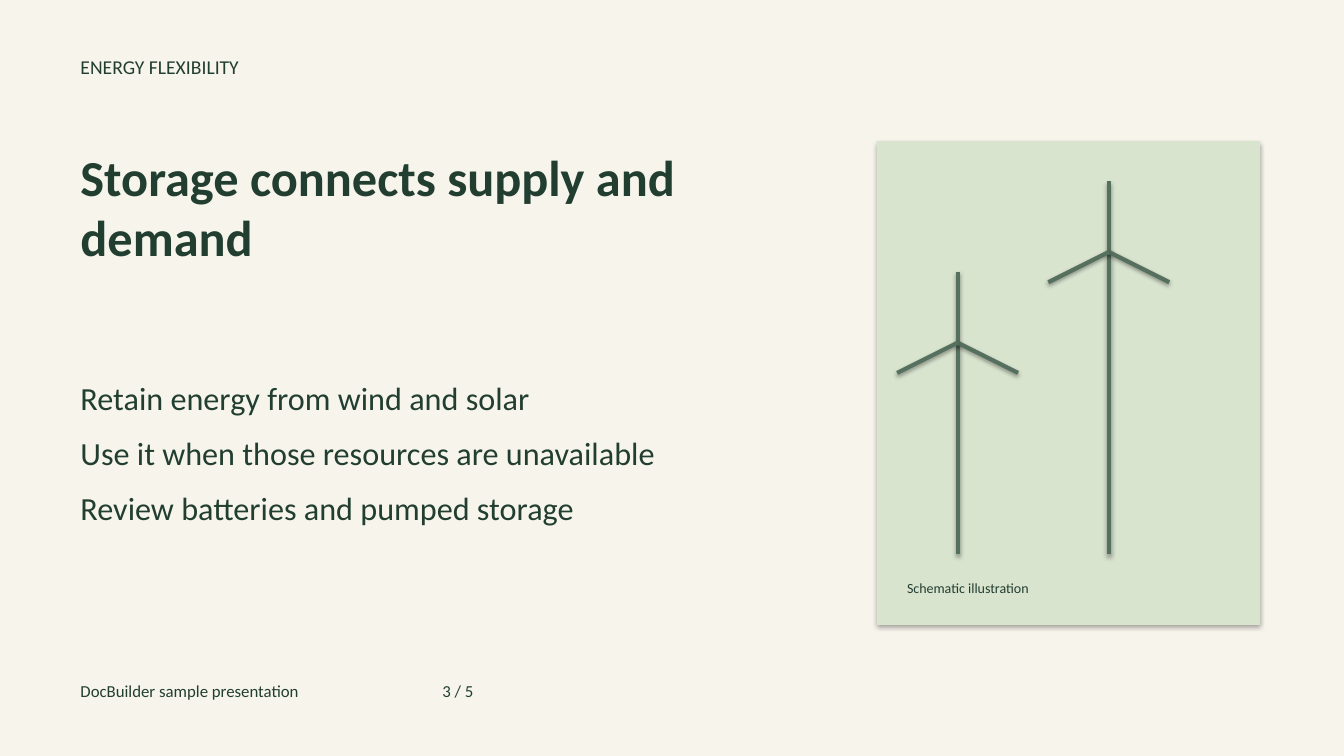
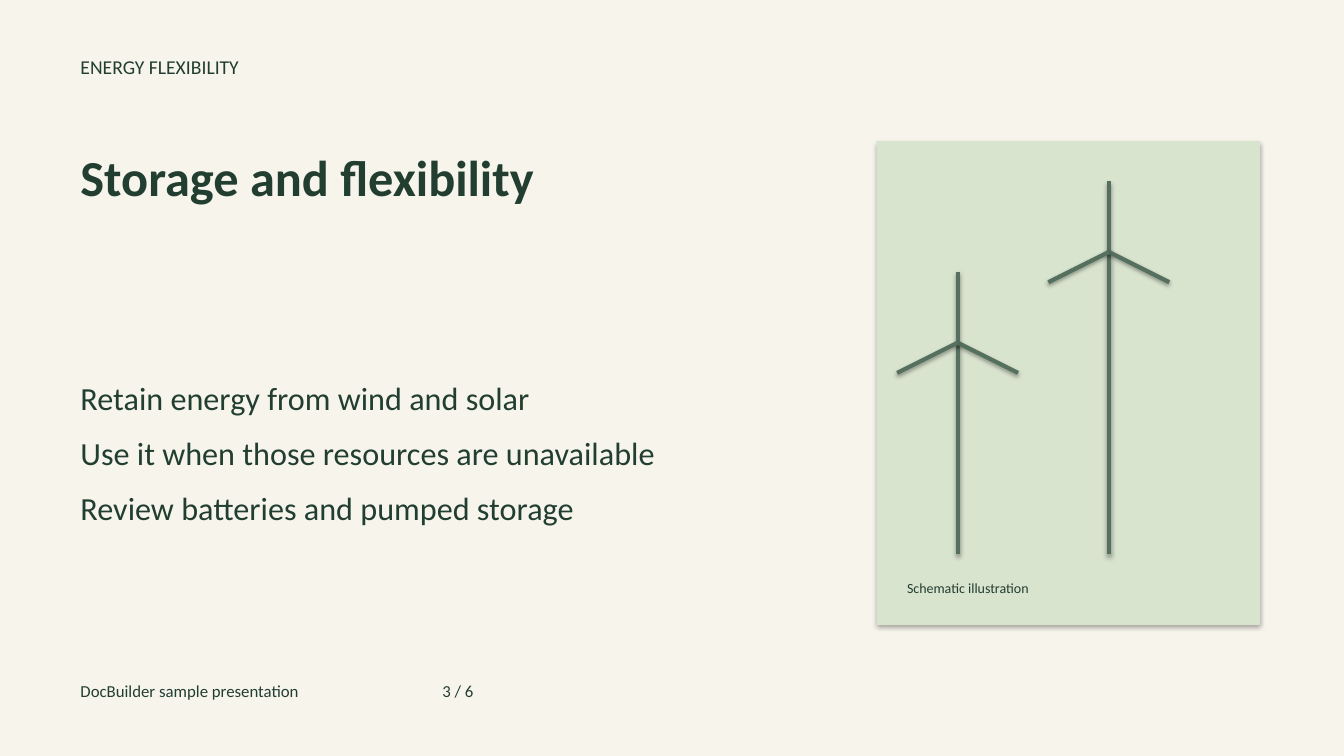
Before and after one commit to NoobSambit/docbuilder, a slide deck: slide 3 of frontend/public/landing/samples/clean-energy-briefing.pptx. Drawn at 1344x756 pixels with LibreOffice and Linux fonts; fonts in the diff are those of the drawing. Boxes give left, top, right and bottom in pixels: in the first picture for what was removed or moved away, otherwise in the second. Text is boxed around its words. In the diff, an @@ line names an element or a change of style, - is before the commit and + after.

Commit message:
feat(landing): present portrait report and separate widescreen deck exports

```diff
--- a/frontend/public/landing/samples/clean-energy-briefing.pptx
+++ b/frontend/public/landing/samples/clean-energy-briefing.pptx
@@ text at (x1=80, y1=160, x2=533, y2=205): text changed @@
-Storage connects supply and demand
+Storage and flexibility
@@ text at (x1=80, y1=685, x2=473, y2=700): text changed @@
-DocBuilder sample presentation 3 / 5
+DocBuilder sample presentation 3 / 6
```
Also in this commit, not shown: 4 other slides changed, 1 slide added, 13 other files.
